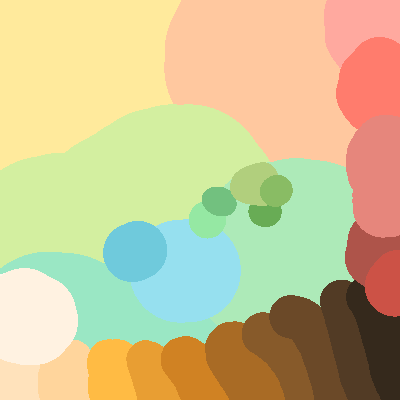
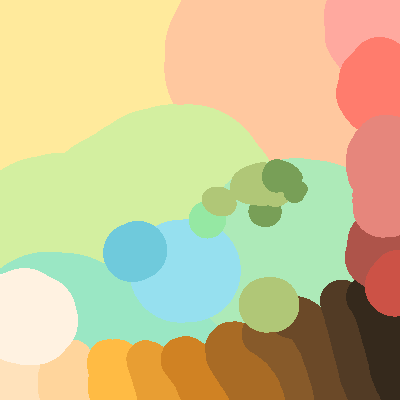
Revision of a layered 400 x 400 image; what changed, layer by layer:
painted on "Målarlager 3" over 202, 159, 308, 333
painted on "Bakgrund" over 202, 159, 308, 333
